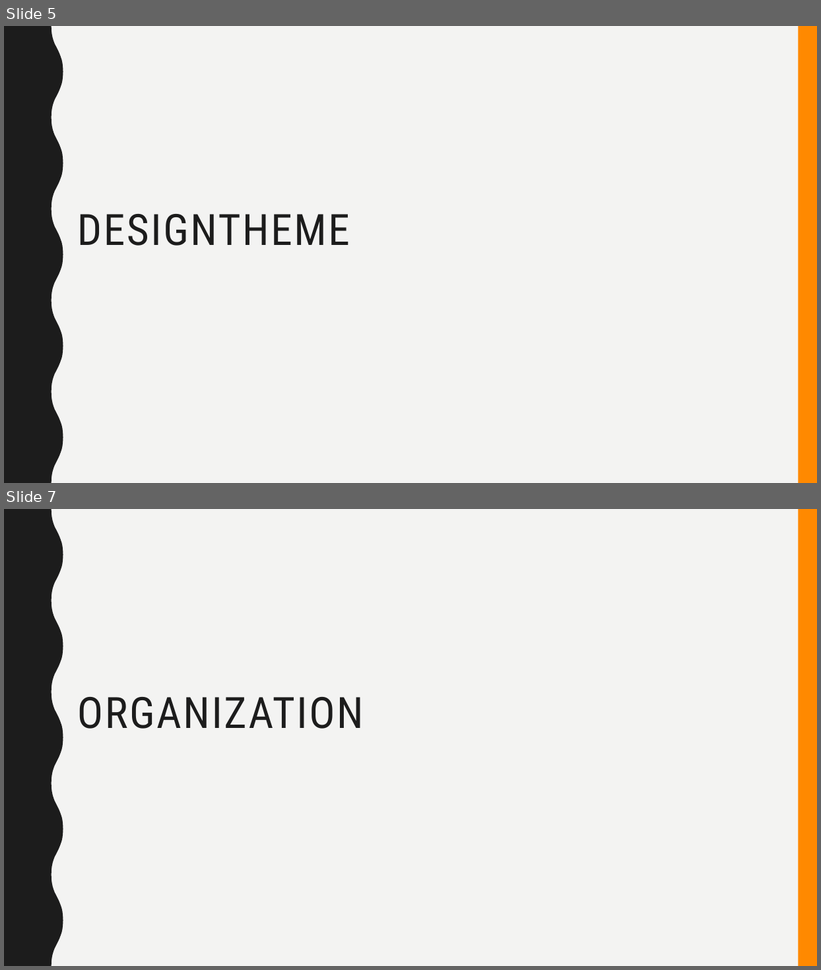
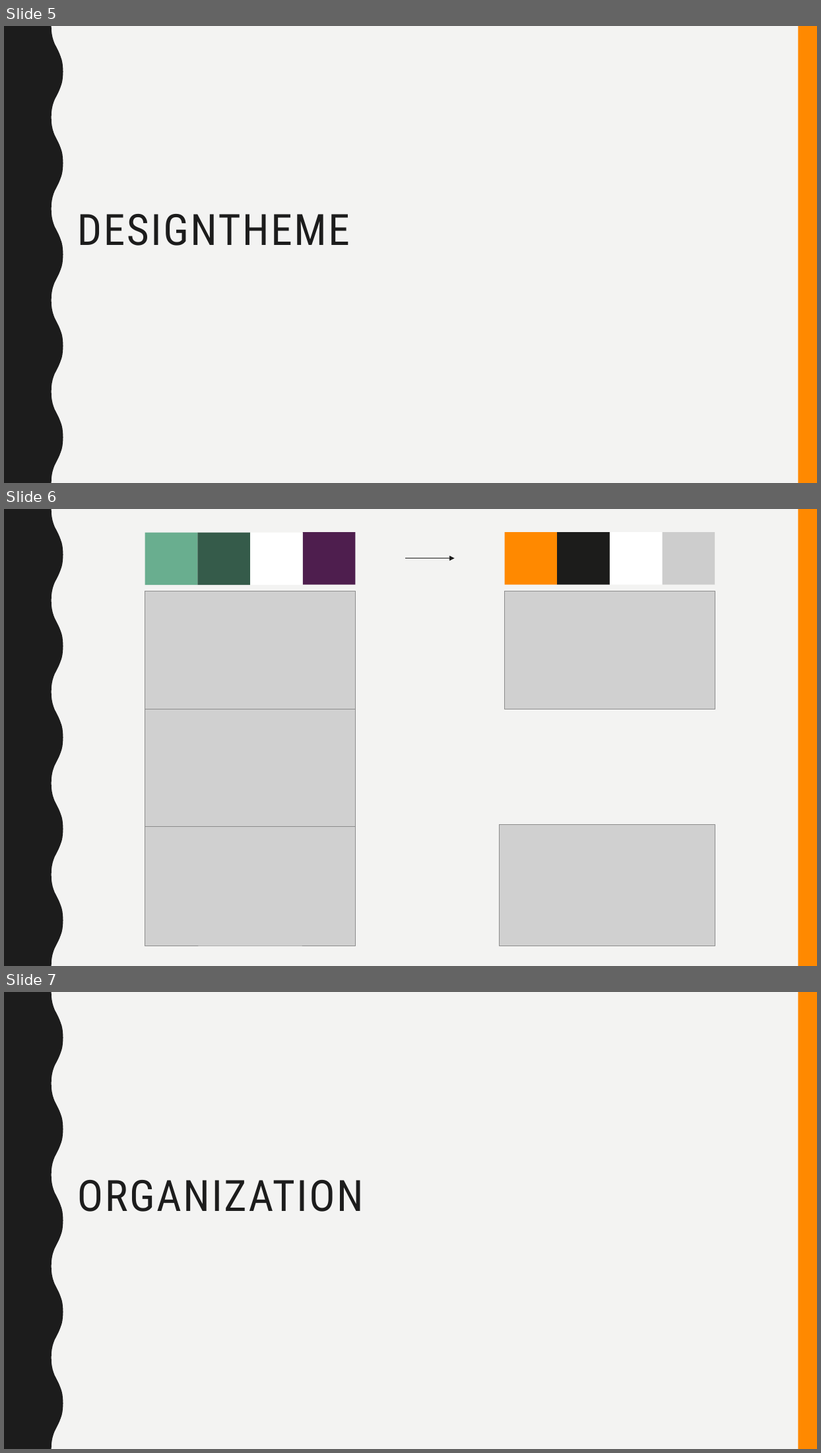
Before and after one commit to Catnessity/Email_Manager, a slide deck: C_Mail.pptx. Shown one above the other, each under a label of ours: slides 5 and 7 before the commit, slides 5, 6 and 7 after it; the slides between them are not shown. The pictures are 821x970 and 821x1453 pixels, drawn with LibreOffice and Linux fonts; fonts in the diff are those of the drawing; grey boxes stand for pictures. Boxes give left, top, right and bottom in pixels: in the first picture for what was removed or moved away, otherwise in the second. Text is boxed around its words. In the diff, an @@ line names an element or a change of style, - is before the commit and + after.

```diff
--- a/C_Mail.pptx
+++ b/C_Mail.pptx
@@ slide 6 added at [4, 509, 817, 966], background #F3F3F2; not listed: 2 template elements that a slide beside it also shows @@
@@ rectangle added at [145, 533, 197, 586], fill #69AE8F @@
@@ rectangle added at [198, 533, 250, 586], fill #355B4A @@
@@ rectangle added at [250, 533, 303, 586], fill #FFFFFF @@
@@ rectangle added at [303, 532, 355, 585], fill #4E1E4E @@
@@ rectangle added at [505, 532, 557, 585], fill #FF8900 @@
@@ rectangle added at [557, 532, 610, 585], fill #1C1C1B @@
@@ rectangle added at [610, 532, 662, 585], fill #FFFFFF @@
@@ rectangle added at [663, 532, 715, 585], fill #CDCDCD @@
@@ arrow added from (405, 559) to (455, 559), #1C1C1C 0.5 pt @@
@@ picture added at [145, 591, 355, 710] @@
@@ picture added at [505, 591, 715, 709] @@
@@ picture added at [145, 710, 355, 827] @@
@@ picture added at [499, 825, 715, 947] @@
@@ picture added at [145, 827, 355, 947] @@
```
Also in this commit, not shown: 1 slide removed, 1 other file.
